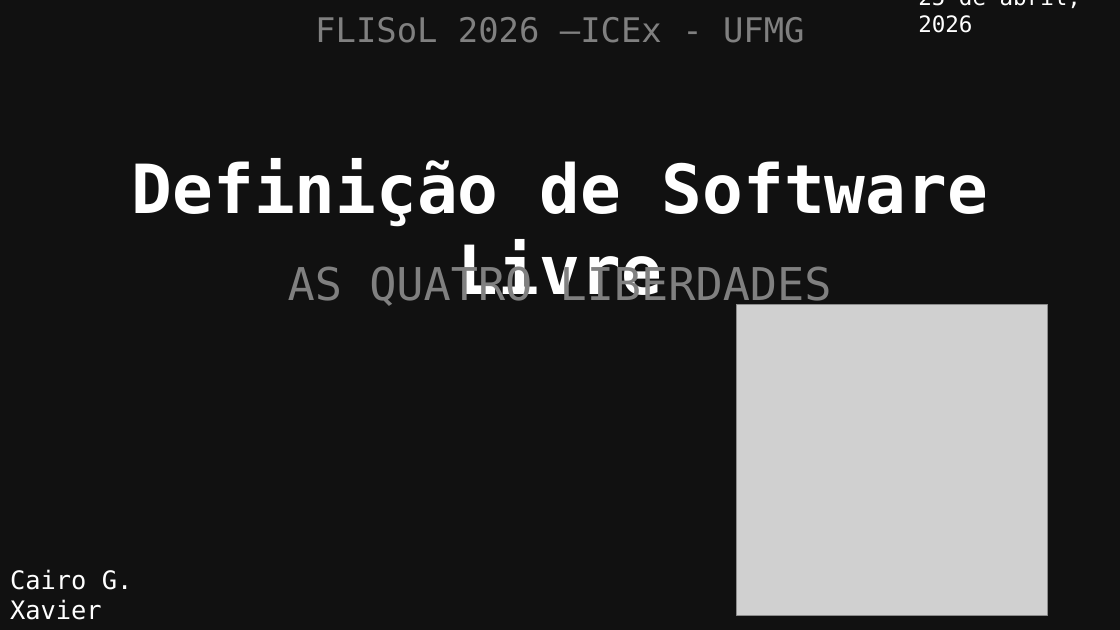
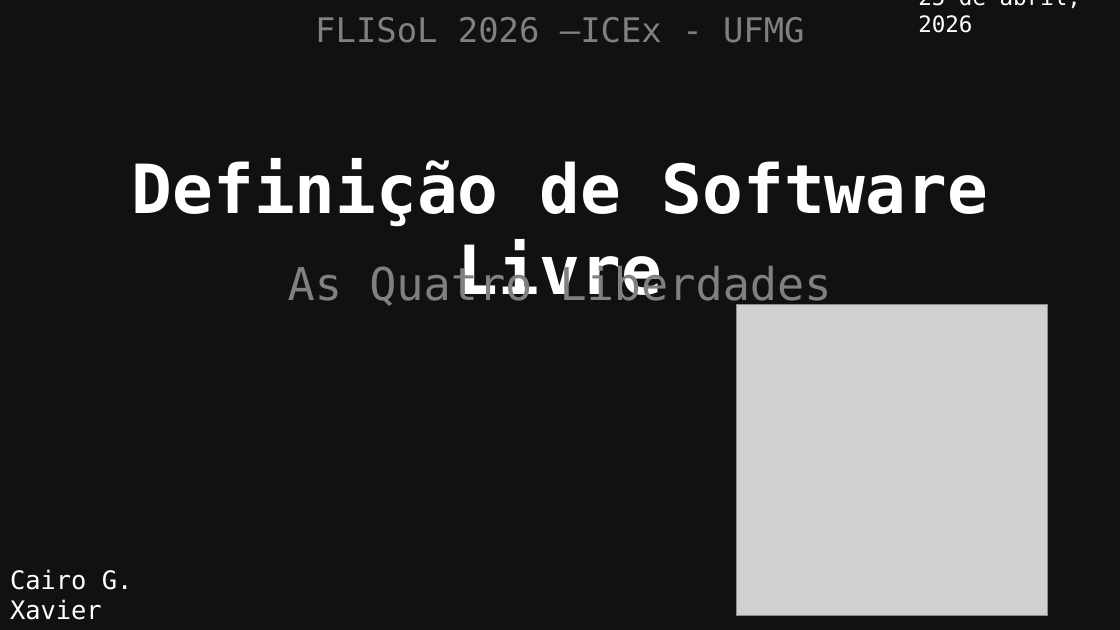
Before and after one commit to cairoGarcia/flisol-2026-ufmg, a slide deck: slide 1 of slides/definicao.odp. Drawn at 1120x630 pixels with LibreOffice and Linux fonts; fonts in the diff are those of the drawing; grey boxes stand for pictures. Boxes give left, top, right and bottom in pixels: in the first picture for what was removed or moved away, otherwise in the second. Text is boxed around its words. In the diff, an @@ line names an element or a change of style, - is before the commit and + after.

Commit message:
New 'soberania.odp'; Adjusted text inconsistence on 'definicao.odp'

```diff
--- a/slides/definicao.odp
+++ b/slides/definicao.odp
@@ subtitle at (288,264,832,311): text changed @@
-AS QUATRO LIBERDADES
+As Quatro Liberdades
```
Also in this commit, not shown: 1 other slide changed, 2 other files.
